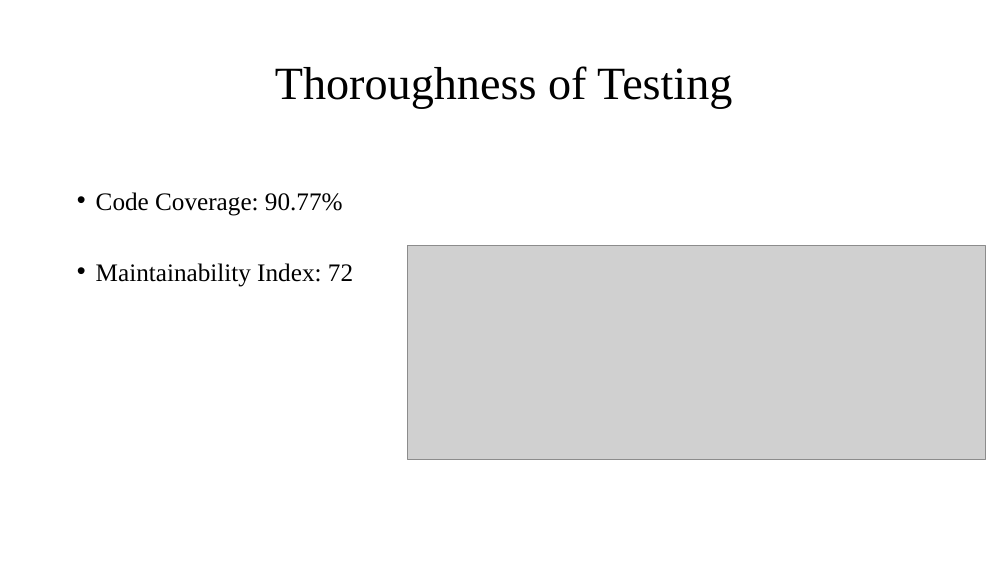
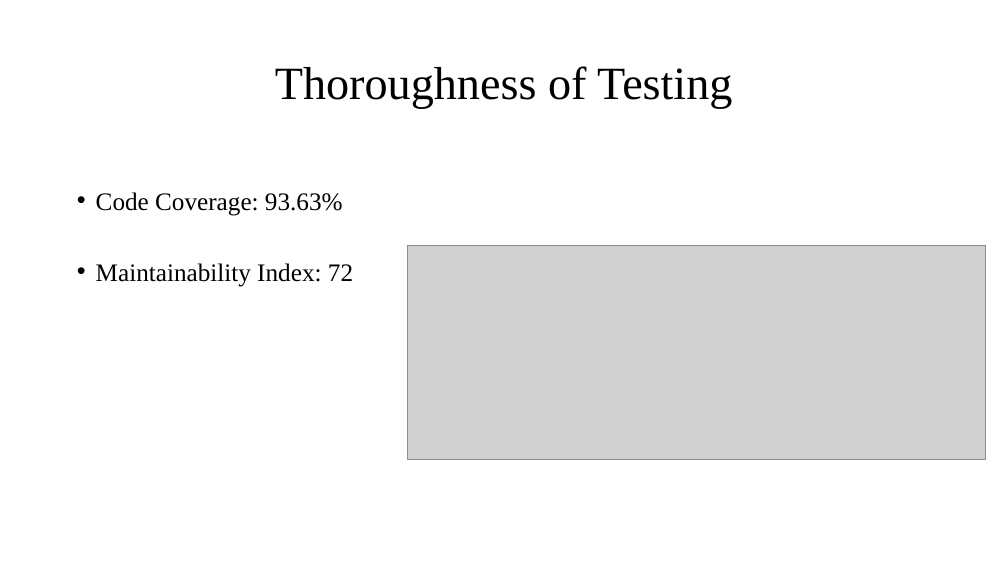
Before and after one commit to bonattt/DominionGame, a slide deck: slide 12 of Dominion Final Presentation.pptx. Drawn at 1008x567 pixels with LibreOffice and Linux fonts; fonts in the diff are those of the drawing; grey boxes stand for pictures. Boxes give left, top, right and bottom in pixels: in the first picture for what was removed or moved away, otherwise in the second. Text is boxed around its words. In the diff, an @@ line names an element or a change of style, - is before the commit and + after.

```diff
--- a/Dominion Final Presentation.pptx
+++ b/Dominion Final Presentation.pptx
@@ text at [96, 192, 343, 216]: text changed @@
-• Code Coverage: 90.77%
+• Code Coverage: 93.63%
```
Also in this commit, not shown: 1 other file.
